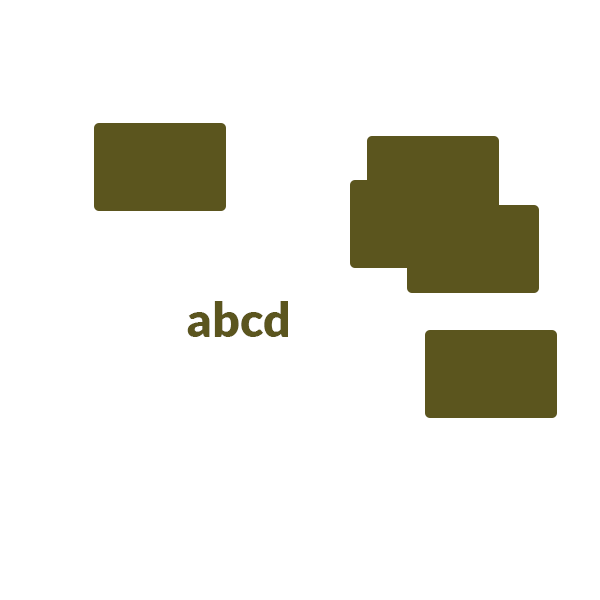
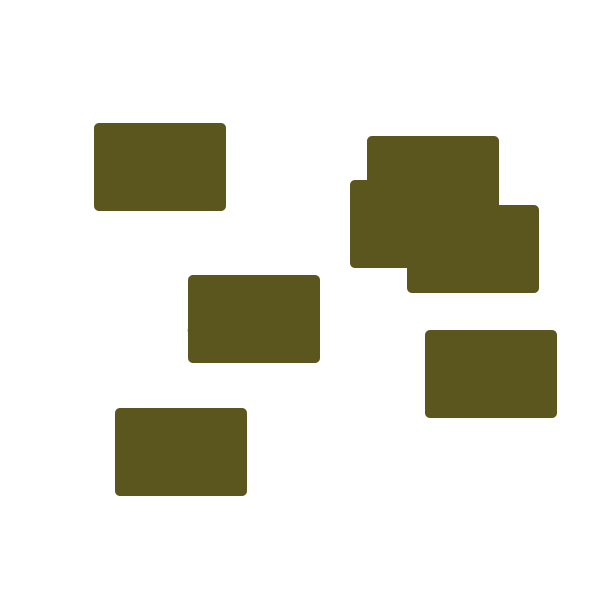
Two versions of the same layered image (w=600, h=600). Layer-by-layer changes:
added layer "Rounded Rectangle 7" above "Rounded Rectangle 6" over bbox(188, 275, 320, 363)
added layer "Rounded Rectangle 6" above "Rounded Rectangle 5" over bbox(115, 408, 247, 496)
